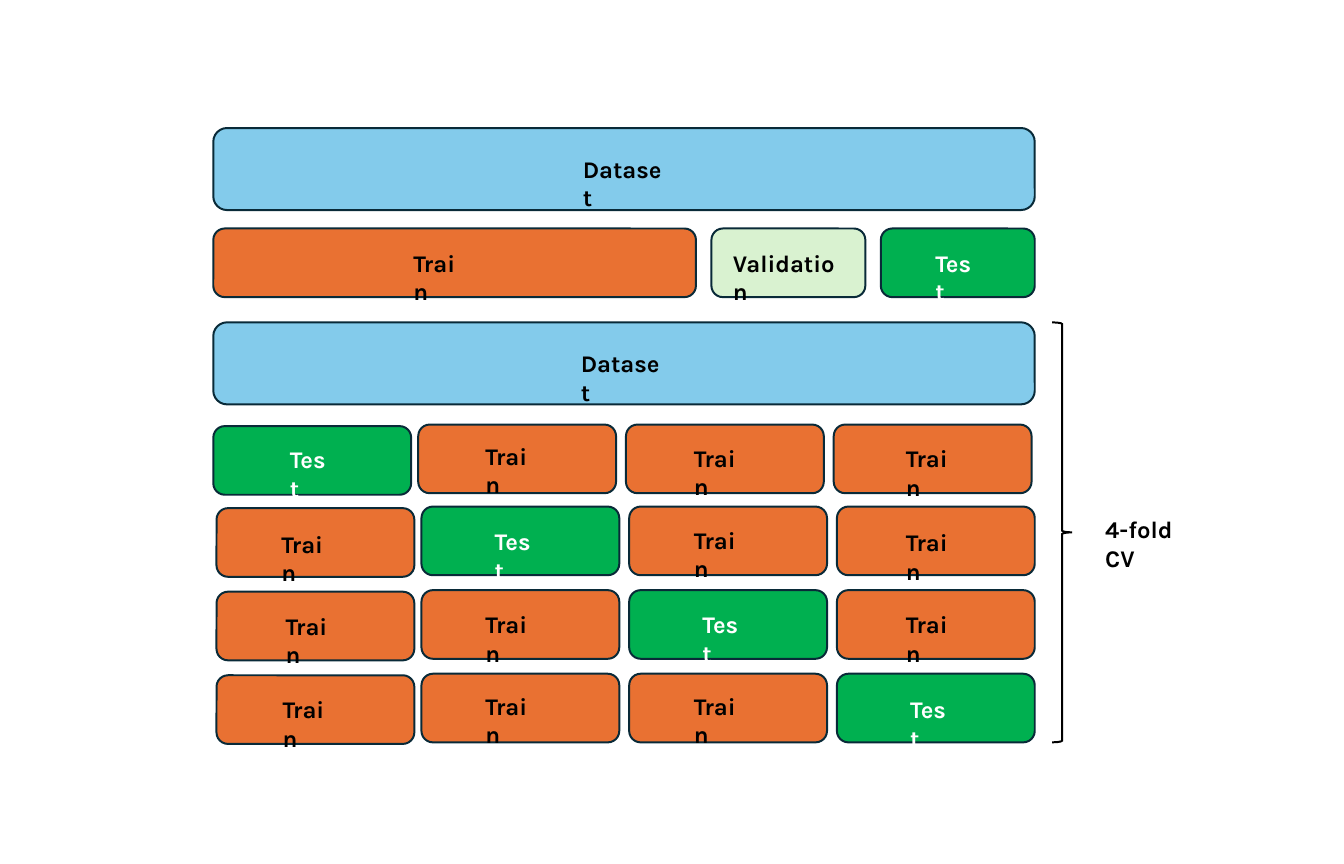
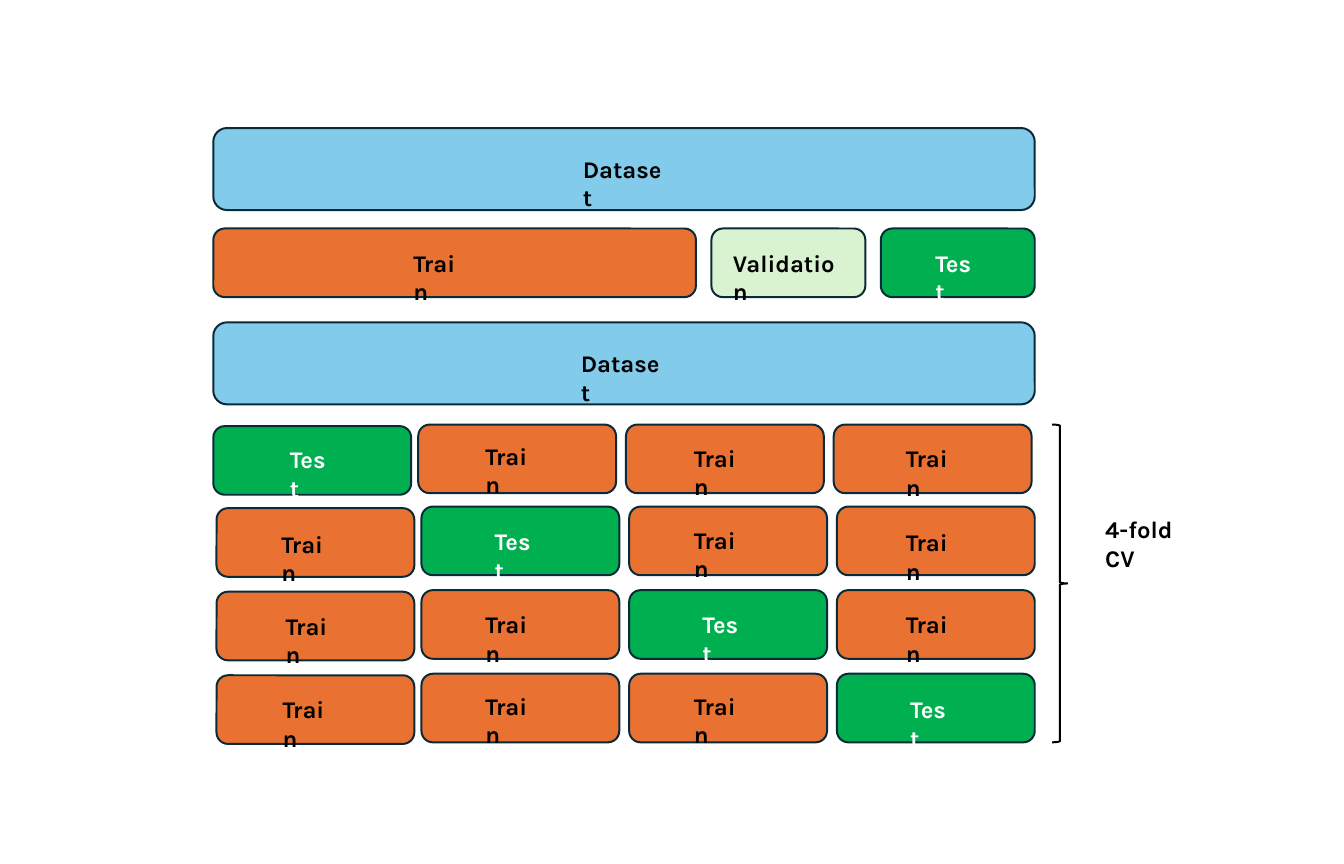
Before and after one commit to JCOQUE/TFG-ingenieria, a slide deck: slide 3 of Desarrollo/Arquitectura.pptx. Drawn at 1344x864 pixels with LibreOffice and Linux fonts; fonts in the diff are those of the drawing. Boxes give left, top, right and bottom in pixels: in the first picture for what was removed or moved away, otherwise in the second. Text is boxed around its words. In the diff, an @@ line names an element or a change of style, - is before the commit and + after.

```diff
--- a/Desarrollo/Arquitectura.pptx
+++ b/Desarrollo/Arquitectura.pptx
@@ right brace: place and size @@
-right brace at <box>1052,322,1072,742</box>
+right brace at <box>1052,424,1067,742</box>
```
Also in this commit, not shown: 1 other slide changed, 1 slide added, 34 other files.
